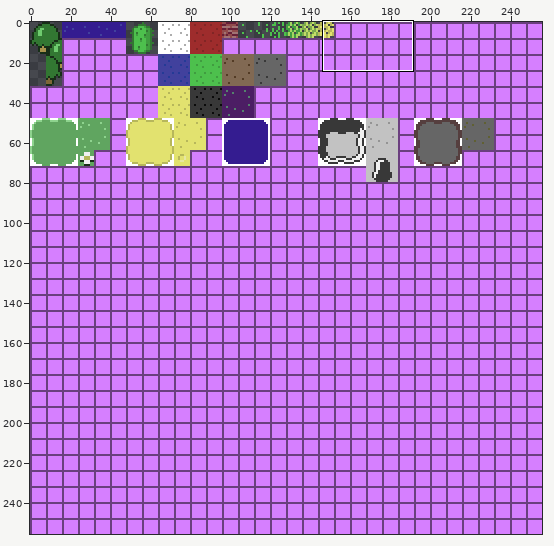
One commit to this sprite sheet: src/resources/textures/tiles.png. The first picture is a wide view before the edit; the outline marks the close-up.
Close-up. The starting point:
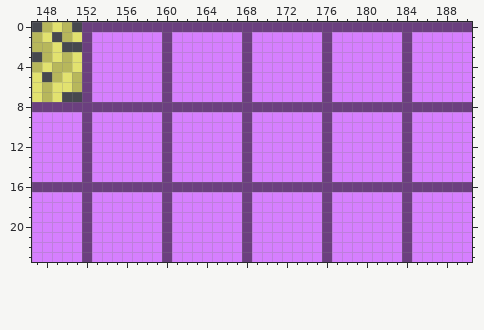
The file is 256x256 pixels. Shown: x 147..190, y 0..23.
The same view after the edit:
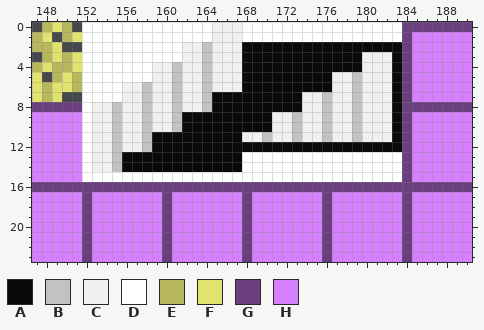
Palette (. is transparent): A #0a0a0a  B #c2c2c2  C #f0f0f0  D #ffffff  E #b7b75b  F #e2e26f  G #6b3f7f  H #d67fff
Changes in this commit:
@@ x 147..190 @@
- 0 .EFE.GGGGGGGGGGGGGGGGGGGGGGGGGGGGGGGGGGGGGGG
- 1 EF.EFGHHHHHHHGHHHHHHHGHHHHHHHGHHHHHHHGHHHHHH
- 2 EEF..GHHHHHHHGHHHHHHHGHHHHHHHGHHHHHHHGHHHHHH
- 3 .EFEFGHHHHHHHGHHHHHHHGHHHHHHHGHHHHHHHGHHHHHH
- 4 EFEEFGHHHHHHHGHHHHHHHGHHHHHHHGHHHHHHHGHHHHHH
- 5 F.EFEGHHHHHHHGHHHHHHHGHHHHHHHGHHHHHHHGHHHHHH
- 6 FEFFEGHHHHHHHGHHHHHHHGHHHHHHHGHHHHHHHGHHHHHH
- 7 FEF..GHHHHHHHGHHHHHHHGHHHHHHHGHHHHHHHGHHHHHH
- 8 GGGGGGGGGGGGGGGGGGGGGGGGGGGGGGGGGGGGGGGGGGGG
- 9 HHHHHGHHHHHHHGHHHHHHHGHHHHHHHGHHHHHHHGHHHHHH
-10 HHHHHGHHHHHHHGHHHHHHHGHHHHHHHGHHHHHHHGHHHHHH
-11 HHHHHGHHHHHHHGHHHHHHHGHHHHHHHGHHHHHHHGHHHHHH
-12 HHHHHGHHHHHHHGHHHHHHHGHHHHHHHGHHHHHHHGHHHHHH
-13 HHHHHGHHHHHHHGHHHHHHHGHHHHHHHGHHHHHHHGHHHHHH
-14 HHHHHGHHHHHHHGHHHHHHHGHHHHHHHGHHHHHHHGHHHHHH
-15 HHHHHGHHHHHHHGHHHHHHHGHHHHHHHGHHHHHHHGHHHHHH
+ 0 .EFE.DDDDDDDDDDDDDCCCDDDDDDDDDDDDDDDDGGGGGGG
+ 1 EF.EFDDDDDDDDDDDDDCCCDDDDDDDDDDDDDDDDGHHHHHH
+ 2 EEF..DDDDDDDDDDCCBCCCAAAAAAAAAAAAAAAAGHHHHHH
+ 3 .EFEFDDDDDDDDDDCCBCCCAAAAAAAAAAAACCCAGHHHHHH
+ 4 EFEEFDDDDDDDCCBCCBCCCAAAAAAAAAAAACCCAGHHHHHH
+ 5 F.EFEDDDDDDDCCBCCBCCCAAAAAAAAACCBCCCAGHHHHHH
+ 6 FEFFEDDDDCCBCCBCCBCCCAAAAAAAAACCBCCCAGHHHHHH
+ 7 FEF..DDDDCCBCCBCCBAAAAAAAAACCBCCBCCCAGHHHHHH
+ 8 GGGGGDCCBCCBCCBCCBAAAAAAAAACCBCCBCCCAGGGGGGG
+ 9 HHHHHDCCBCCBCCBAAAAAAAAACCBCCBCCBCCCAGHHHHHH
+10 HHHHHDCCBCCBCCBAAAAAAAAACCBCCBCCBCCCAGHHHHHH
+11 HHHHHDCCBCCBAAAAAAAAACCBCCBCCBCCBCCCAGHHHHHH
+12 HHHHHDCCBCCBAAAAAAAAAAAAAAAAAAAAAAAAAGHHHHHH
+13 HHHHHDCCBAAAAAAAAAAAADDDDDDDDDDDDDDDDGHHHHHH
+14 HHHHHDCCBAAAAAAAAAAAADDDDDDDDDDDDDDDDGHHHHHH
+15 HHHHHDDDDDDDDDDDDDDDDDDDDDDDDDDDDDDDDGHHHHHH
 16 GGGGGGGGGGGGGGGGGGGGGGGGGGGGGGGGGGGGGGGGGGGG
Pixel boxes of the changes (left, top, right, bottom) in both close-ups:
changed: (82, 22, 402, 182)
